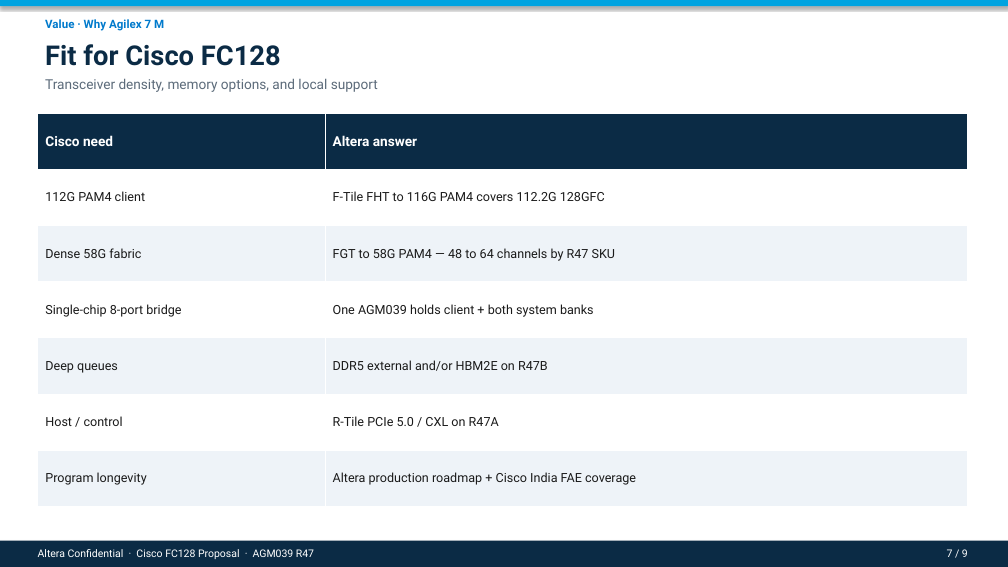
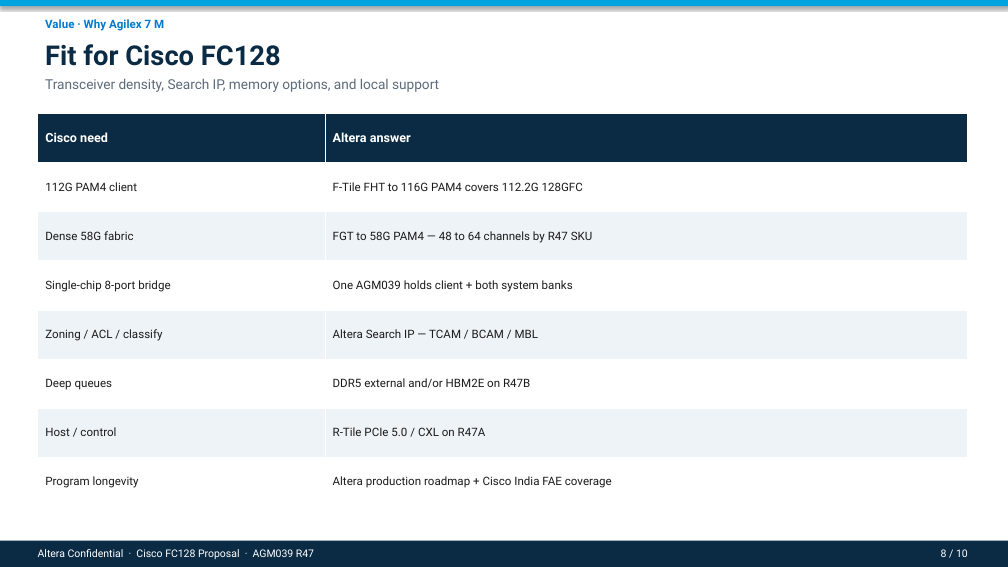
Before and after one commit to rushikeshpurohit0908/Cursor_Rushi, a slide deck: slide 8 of presentations/Cisco_FC128_Agilex7_Proposal.pptx (slide 7 before the commit). Drawn at 1008x567 pixels with LibreOffice and Linux fonts; fonts in the diff are those of the drawing. Boxes give left, top, right and bottom in pixels: in the first picture for what was removed or moved away, otherwise in the second. Text is boxed around its words. In the diff, an @@ line names an element or a change of style, - is before the commit and + after.

```diff
--- a/presentations/Cisco_FC128_Agilex7_Proposal.pptx
+++ b/presentations/Cisco_FC128_Agilex7_Proposal.pptx
@@ text at [45,78,439,92]: text changed @@
-Transceiver density, memory options, and local support
+Transceiver density, Search IP, memory options, and local support
@@ table at [38,113,968,507] @@
+row 5: Zoning / ACL / classify | Altera Search IP — TCAM / BCAM / MBL
@@ text at [941,549,968,557]: text changed @@
-7 / 9
+8 / 10
```
Also in this commit, not shown: 8 other slides changed, 1 slide added, 6 other files.
